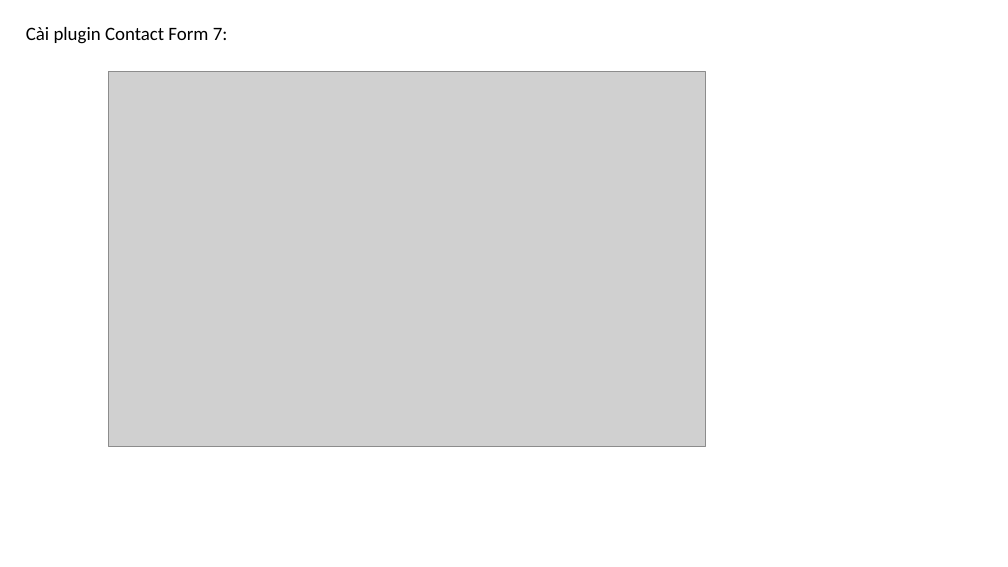
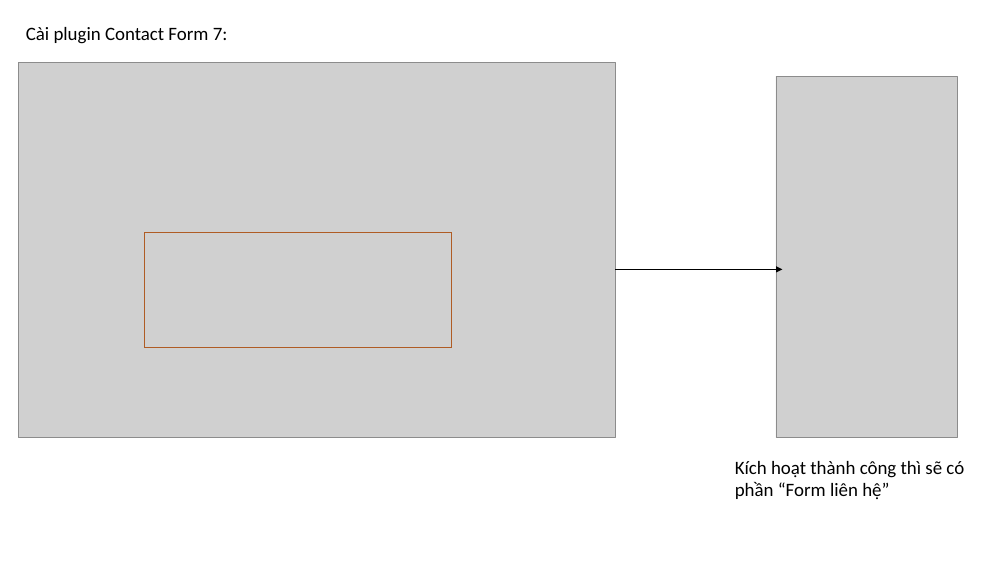
Before and after one commit to DangVanDoan05/WordPress, a slide deck: slide 3 of Tạo trang liên hệ trong WebSite.pptx. Drawn at 1008x567 pixels with LibreOffice and Linux fonts; fonts in the diff are those of the drawing; grey boxes stand for pictures. Boxes give left, top, right and bottom in pixels: in the first picture for what was removed or moved away, otherwise in the second. Text is boxed around its words. In the diff, an @@ line names an element or a change of style, - is before the commit and + after.

```diff
--- a/Tạo trang liên hệ trong WebSite.pptx
+++ b/Tạo trang liên hệ trong WebSite.pptx
@@ picture: place and size @@
-picture at (109, 72, 706, 447)
+picture at (18, 63, 616, 438)
@@ picture added at (776, 76, 957, 438) @@
@@ rectangle added at (144, 233, 451, 347), outline #AF5C24 1 pt @@
@@ arrow added from (616, 269) to (783, 269), #000000 0.5 pt @@
@@ text added at (735, 461, 964, 499), 18 pt, text #000000 @@
+Kích hoạt thành công thì sẽ có phần “Form liên hệ”
```
Also in this commit, not shown: 2 other slides changed, 25 slides added, 7 slides removed.
